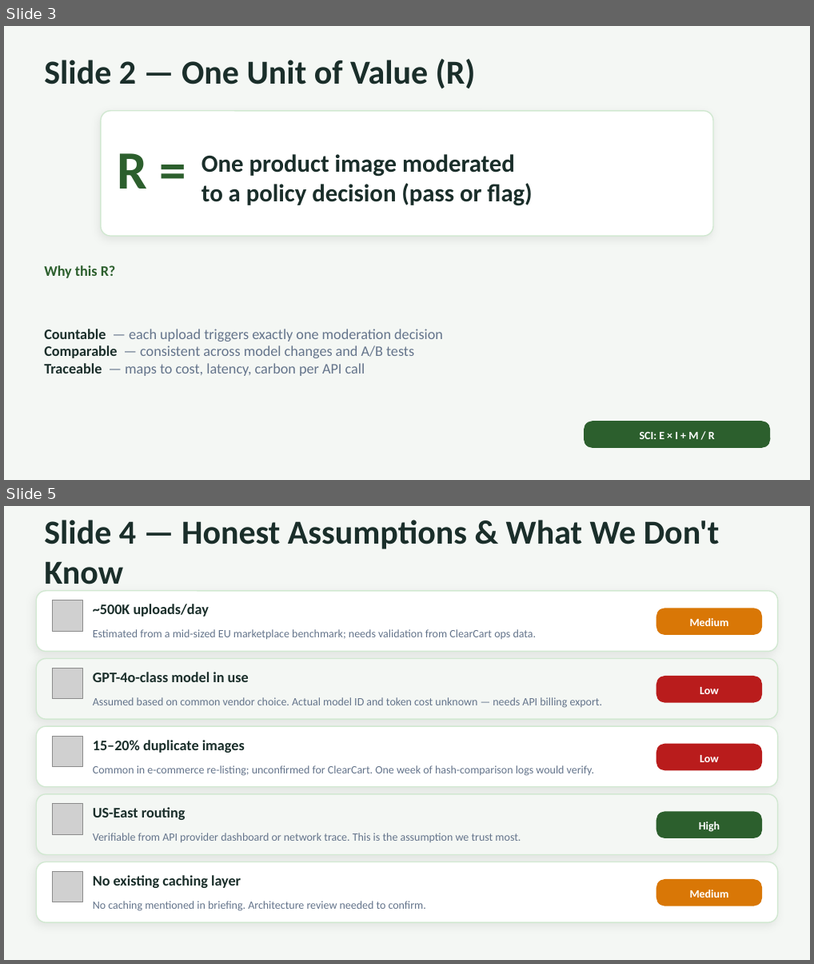
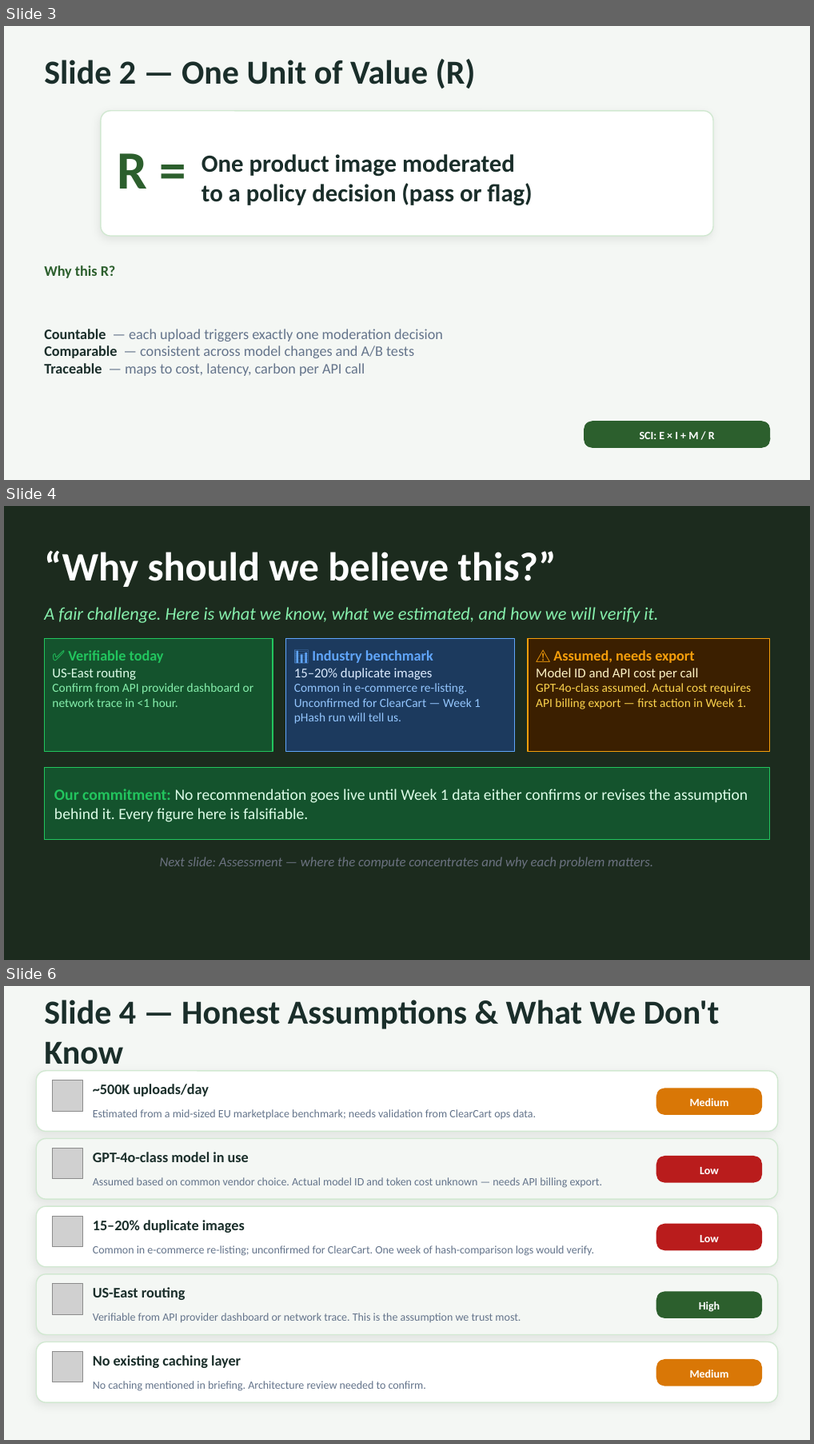
Before and after one commit to Dilia108/lab_green-tech-assessment, a slide deck: ClearCart_GreenTech_Assessment.pptx. Shown one above the other, each under a label of ours: slides 3 and 5 before the commit, slides 3, 4 and 6 after it; the slides between them are not shown. The pictures are 814x964 and 814x1444 pixels, drawn with LibreOffice and Linux fonts; fonts in the diff are those of the drawing; grey boxes stand for pictures. Boxes give left, top, right and bottom in pixels: in the first picture for what was removed or moved away, otherwise in the second. Text is boxed around its words. In the diff, an @@ line names an element or a change of style, - is before the commit and + after.

```diff
--- a/ClearCart_GreenTech_Assessment.pptx
+++ b/ClearCart_GreenTech_Assessment.pptx
@@ slide 4 added at [4, 506, 810, 960], background #1C2B1E @@
@@ text added at [44, 551, 557, 587], 36 pt, text #FFFFFF, bold @@
+“Why should we believe this?”
@@ text added at [44, 607, 658, 623], 16 pt, text #86EFAC, italic @@
+A fair challenge. Here is what we know, what we estimated, and how we will verify it.
@@ rectangle added at [44, 638, 273, 751], fill #14532D, outline #22C55E 1 pt, 11 pt, text #86EFAC @@
+✅ Verifiable today
+US-East routing
+Confirm from API provider dashboard or network trace in <1 hour.
@@ rectangle added at [286, 638, 514, 751], fill #1C3A5E, outline #60A5FA 1 pt, 11 pt, text #93C5FD @@
+📊 Industry benchmark
+15–20% duplicate images
+Common in e-commerce re-listing. Unconfirmed for ClearCart — Week 1 pHash run will tell us.
@@ rectangle added at [528, 638, 770, 751], fill #3B1F00, outline #F59E0B 1 pt, 11 pt, text #FCD34D @@
+⚠ Assumed, needs export
+Model ID and API cost per call
+GPT-4o-class assumed. Actual cost requires API billing export — first action in Week 1.
@@ rectangle added at [44, 768, 770, 840], fill #14532D, outline #22C55E 1 pt, 14 pt, text #DCFCE7 @@
+Our commitment: No recommendation goes live until Week 1 data either confirms or revises the assumption behind it. Every figure here is falsifiable.
@@ text added at [160, 856, 654, 868], 12 pt, text #6B7280, italic @@
+Next slide: Assessment — where the compute concentrates and why each problem matters.
@@ what was slide 5 is now slide 6 @@
```
Also in this commit, not shown: 4 slides changed, 1 other file.
